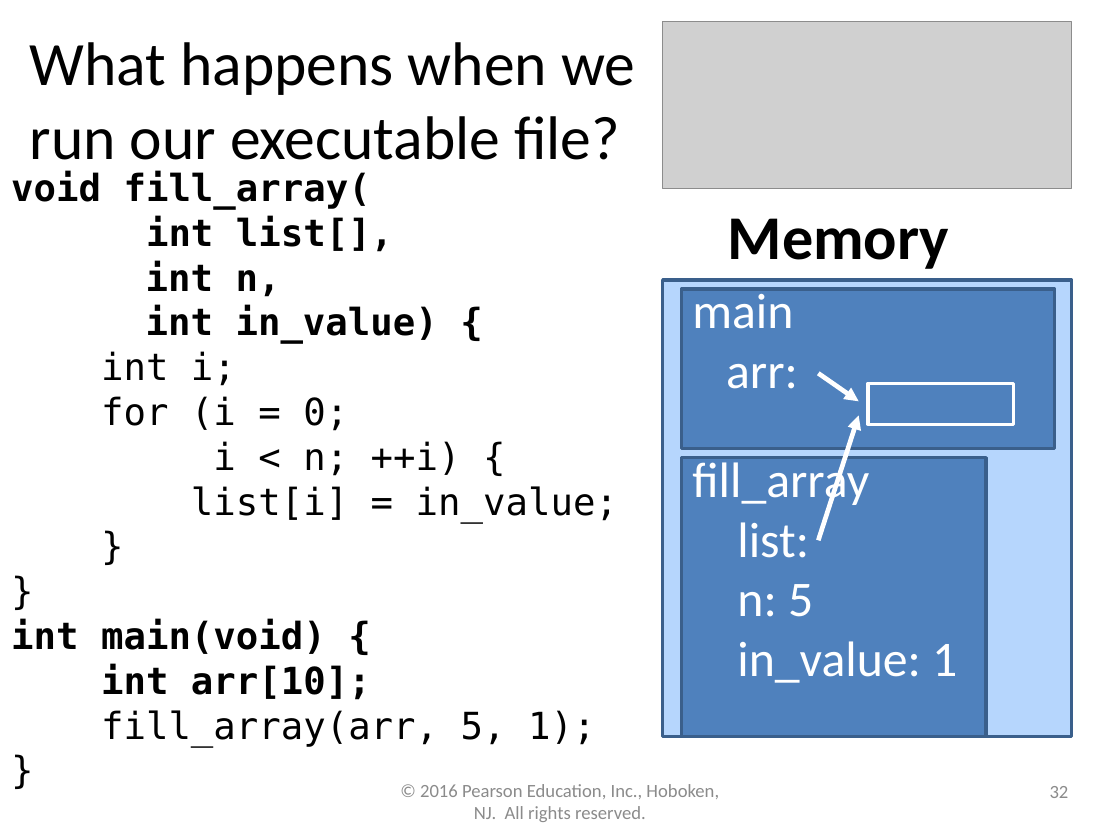
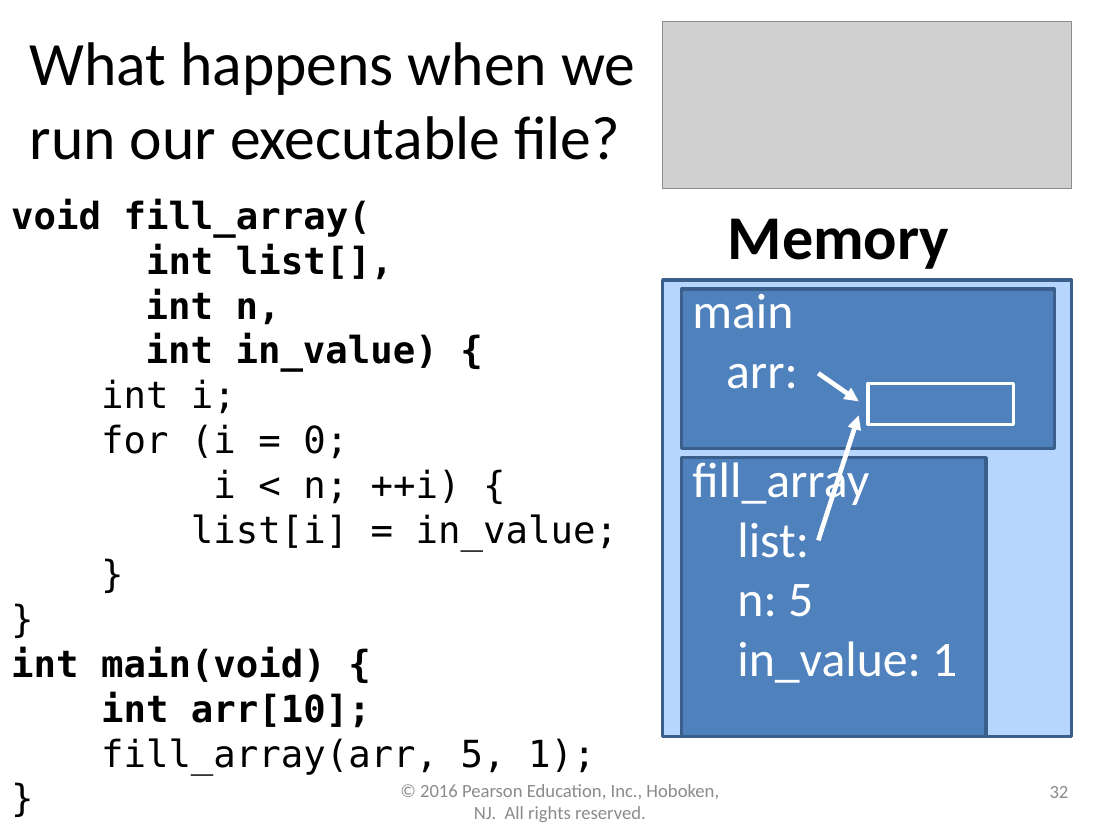
Before and after one commit to lgw2/lgw2.github.io, a slide deck: slide 32 of _teaching/csci112-fall-2023/lectures/ppts/Chapter7.pptx. Drawn at 1120x840 pixels with LibreOffice and Linux fonts; fonts in the diff are those of the drawing; grey boxes stand for pictures. Boxes give left, top, right and bottom in pixels: in the first picture for what was removed or moved away, otherwise in the second. Text is boxed around its words. In the diff, an @@ line names an element or a change of style, - is before the commit and + after.

```diff
--- a/_teaching/csci112-fall-2023/lectures/ppts/Chapter7.pptx
+++ b/_teaching/csci112-fall-2023/lectures/ppts/Chapter7.pptx
@@ text "void fill_array(" moved from (x1=11, y1=171, x2=618, y2=746) to (x1=11, y1=199, x2=618, y2=774) @@
```
Also in this commit, not shown: 2 other slides changed, 3 other files.
